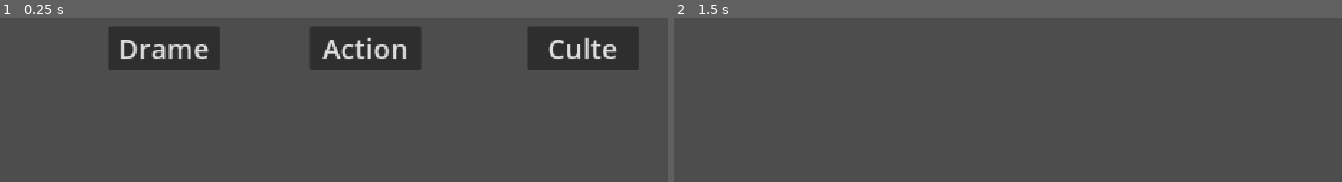
Above: before the commit, frames 1-2 (left to right).
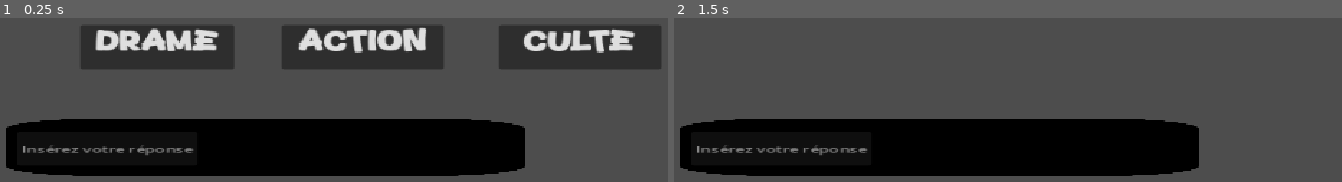
Above: after the commit, the same moments.

Repository: Neo-JCNM/RefAGOGO
Game: Godot game, scene res://Assets/Scenes/Jeu.tscn
The game is run twice, just before and just after one commit, with the same random seed, the same clock (stepped at 60 frames per second) and the same inputs. This scene is started directly instead of the project's main scene.
Inputs (mouse positions are in pixels of both pictures, inside the frame that each line leads up to):
- Up to frame 1 (0.25 s): no input
- Up to frame 2 (1.5 s): click "Drame" at 0.5 s; tap Enter at 1.25 s; move the mouse to (outside the picture) at 1.27 s

The runs differ from the first frame. In frame 1, 37% of the frame differs, in the area x 0-99%, y 4-97%; in frame 2, 26%.
Error after the commit: Invalid access to property or key 'isAudio' on a base object of type 'Nil'. (res://Assets/Scenes/GameManager.gd:161)

Commit message:
Normal mode in progress

Diff:
--- a/Assets/Scenes/GameManager.gd
+++ b/Assets/Scenes/GameManager.gd
@@ -25,12 +25,30 @@
 @export var intro : AudioStreamMP3 = null
 @export var loop : AudioStreamMP3 = null
 
-var isChoosing = true
+@export_category("Scenes")
+@export var groupHolder : Control = null
+@export var imageHolder : TextureRect = null
+@export var videoHolder : VideoStreamPlayer = null
+@export var textHolder : Button = null
+@export var audioHolder : AudioStreamPlayer = null
 
 
+
+var refPool = []
+var historiqueRef = []
+var Question : RefSO
+
 func _ready() -> void:
+	groupHolder.hide()
+	imageHolder.hide()
+	videoHolder.hide()
+	textHolder.hide()
+
+
 	gamestate = "PALIER"
 	changementDePhase.emit()
+
+
 
 
 # Called every frame. 'delta' is the elapsed time since the previous frame.
@@ -70,7 +88,10 @@
 			choiceButton3.text = choices[2]
 
 		"PREPQUESTION":
-			#get_questions()
+			get_refs()
+		"QUIZ":
+			chooseQuestion()
+			mettreEnScene()
 			pass
 
 #region UI Boutton de choix
@@ -121,3 +142,29 @@
 	choiceButton3.hide()
 	gamestate = "PREPQUESTION"
 	changementDePhase.emit()
+
+func get_refs() -> void:
+	for fichier in DirAccess.open("res://Assets/Data/Refs/Finaux/").get_files():
+		var ref : RefSO = load("res://Assets/Data/Refs/Finaux/"+fichier)
+		if(ref not in historiqueRef && ((ref.tag1 == registeredChoices[-1]) || (ref.tag2 == registeredChoices[-1]))):
+			registeredChoices.append(ref)
+			refPool.append(ref)
+	gamestate = "QUIZ"
+	changementDePhase.emit()
+
+func chooseQuestion()->void:
+	refPool.shuffle()
+	Question = refPool.pop_front()
+
+func mettreEnScene()->void:
+	groupHolder.show()
+	if Question.isAudio : audioHolder.show()
+	elif Question.isTexte :
+		textHolder.show()
+		textHolder.text = Question.texte
+	elif Question.isVideo :
+		videoHolder.show()
+		videoHolder.stream = Question.video
+	elif Question.isImage :
+		imageHolder.show()
+		imageHolder.texture = Question.image
--- a/Assets/Scenes/Jeu.tscn
+++ b/Assets/Scenes/Jeu.tscn
@@ -4,10 +4,12 @@
 [ext_resource type="AudioStream" uid="uid://bgbcppjrtj4cg" path="res://Assets/Audio/SFX/Nope.wav" id="2_ohw0v"]
 [ext_resource type="AudioStream" uid="uid://2tegwjfl5n3m" path="res://Assets/Audio/SFX/Yes.wav" id="3_8sw6j"]
 [ext_resource type="AudioStream" uid="uid://b3ppidojndme6" path="res://Assets/Audio/SFX/Change choice.wav" id="4_sqw0n"]
+[ext_resource type="Texture2D" uid="uid://do3whi17noc6y" path="res://Assets/Graphics/UI Elements/rounded-black-square-shape.png" id="5_8sw6j"]
+[ext_resource type="FontFile" uid="uid://dtygypbystsrb" path="res://Assets/Fonts/tendang/Tendang.otf" id="6_sqw0n"]
 
 [sub_resource type="AudioStreamMP3" id="AudioStreamMP3_0qnu3"]
 
-[node name="Jeu" type="Control" unique_id=597964419 node_paths=PackedStringArray("choiceButton1", "choiceButton2", "choiceButton3", "sfx", "bgm", "ymg")]
+[node name="Jeu" type="Control" unique_id=597964419 node_paths=PackedStringArray("choiceButton1", "choiceButton2", "choiceButton3", "sfx", "bgm", "ymg", "groupHolder", "imageHolder", "videoHolder", "textHolder", "audioHolder")]
 layout_mode = 3
 anchors_preset = 15
 anchor_right = 1.0
@@ -24,37 +26,48 @@
 nope = ExtResource("2_ohw0v")
 yes = ExtResource("3_8sw6j")
 change = ExtResource("4_sqw0n")
+groupHolder = NodePath("Control")
+imageHolder = NodePath("Control/Sprite2D")
+videoHolder = NodePath("Control/VideoStreamPlayer")
+textHolder = NodePath("Control/Text Holder")
+audioHolder = NodePath("YMG")
 
 [node name="Button1" type="Button" parent="." unique_id=1340554337]
 layout_mode = 0
-offset_left = 204.0
-offset_top = 382.0
-offset_right = 364.0
-offset_bottom = 445.0
+offset_left = 163.0
+offset_top = 380.0
+offset_right = 331.0
+offset_bottom = 444.0
+scale = Vector2(1.3199999, 1)
 focus_neighbor_left = NodePath("../Button3")
 focus_neighbor_right = NodePath("../Button2")
+theme_override_fonts/font = ExtResource("6_sqw0n")
 theme_override_font_sizes/font_size = 40
 text = "Choice1"
 
 [node name="Button2" type="Button" parent="." unique_id=2146800256]
 layout_mode = 0
-offset_left = 494.0
-offset_top = 382.0
-offset_right = 654.0
-offset_bottom = 445.0
+offset_left = 453.0
+offset_top = 380.0
+offset_right = 630.0
+offset_bottom = 444.0
+scale = Vector2(1.3199999, 1)
 focus_neighbor_left = NodePath("../Button1")
 focus_neighbor_right = NodePath("../Button3")
+theme_override_fonts/font = ExtResource("6_sqw0n")
 theme_override_font_sizes/font_size = 40
 text = "Choice2"
 
 [node name="Button3" type="Button" parent="." unique_id=1762372337]
 layout_mode = 0
-offset_left = 807.0
-offset_top = 382.0
-offset_right = 967.0
-offset_bottom = 445.0
+offset_left = 766.0
+offset_top = 380.0
+offset_right = 943.0
+offset_bottom = 444.0
+scale = Vector2(1.3199999, 1)
 focus_neighbor_left = NodePath("../Button2")
 focus_neighbor_right = NodePath(".")
+theme_override_fonts/font = ExtResource("6_sqw0n")
 theme_override_font_sizes/font_size = 40
 text = "Choice3"
 
@@ -68,6 +81,64 @@
 max_polyphony = 2
 parameters/looping = false
 
+[node name="Control" type="Control" parent="." unique_id=969578218]
+anchors_preset = 0
+offset_right = 40.0
+offset_bottom = 40.0
+
+[node name="Sprite2D" type="TextureRect" parent="Control" unique_id=837293128]
+layout_mode = 0
+offset_left = 49.0
+offset_top = 45.0
+offset_right = 561.0
+offset_bottom = 557.0
+scale = Vector2(1.4644797, 0.83612466)
+texture = ExtResource("5_8sw6j")
+expand_mode = 1
+
+[node name="VideoStreamPlayer" type="VideoStreamPlayer" parent="Control" unique_id=1646146937]
+layout_mode = 0
+offset_left = 54.0
+offset_top = 40.0
+offset_right = 655.0
+offset_bottom = 472.0
+scale = Vector2(1.2406573, 1)
+
+[node name="Text Holder" type="Button" parent="Control" unique_id=1543617570]
+layout_mode = 0
+offset_left = 54.0
+offset_top = 43.0
+offset_right = 659.0
+offset_bottom = 471.0
+scale = Vector2(1.2406573, 1)
+theme_override_font_sizes/font_size = 40
+disabled = true
+button_mask = 0
+shortcut_feedback = false
+shortcut_in_tooltip = false
+autowrap_mode = 3
+
+[node name="Sprite2D2" type="TextureRect" parent="." unique_id=583890584]
+layout_mode = 0
+offset_left = 55.0
+offset_top = 515.0
+offset_right = 567.0
+offset_bottom = 614.2675
+scale = Vector2(1.4644797, 0.83612466)
+texture = ExtResource("5_8sw6j")
+expand_mode = 1
+
+[node name="LineEdit" type="LineEdit" parent="Sprite2D2" unique_id=961127573]
+layout_mode = 0
+offset_left = 11.608217
+offset_top = 22.723877
+offset_right = 188.60822
+offset_bottom = 82.52356
+theme_override_font_sizes/font_size = 16
+placeholder_text = "Insérez votre réponse"
+max_length = 36
+expand_to_text_length = true
+
 [connection signal="changementDePhase" from="." to="." method="_on_changement_de_phase"]
 [connection signal="endChoice" from="." to="." method="_on_end_choice"]
 [connection signal="focus_entered" from="Button1" to="." method="_on_button_1_focus_entered"]
Binary file added: Assets/Graphics/UI Elements/rounded-black-square-shape.png
Not shown, added: Assets/Graphics/UI Elements/rounded-black-square-shape.png.import
